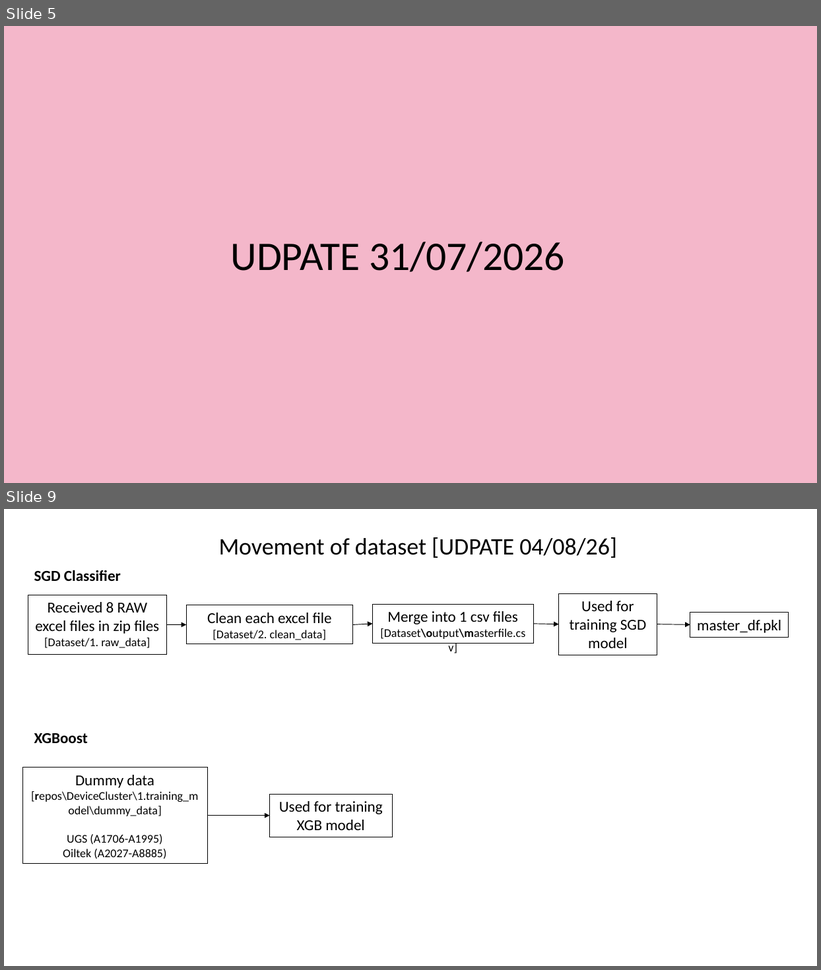
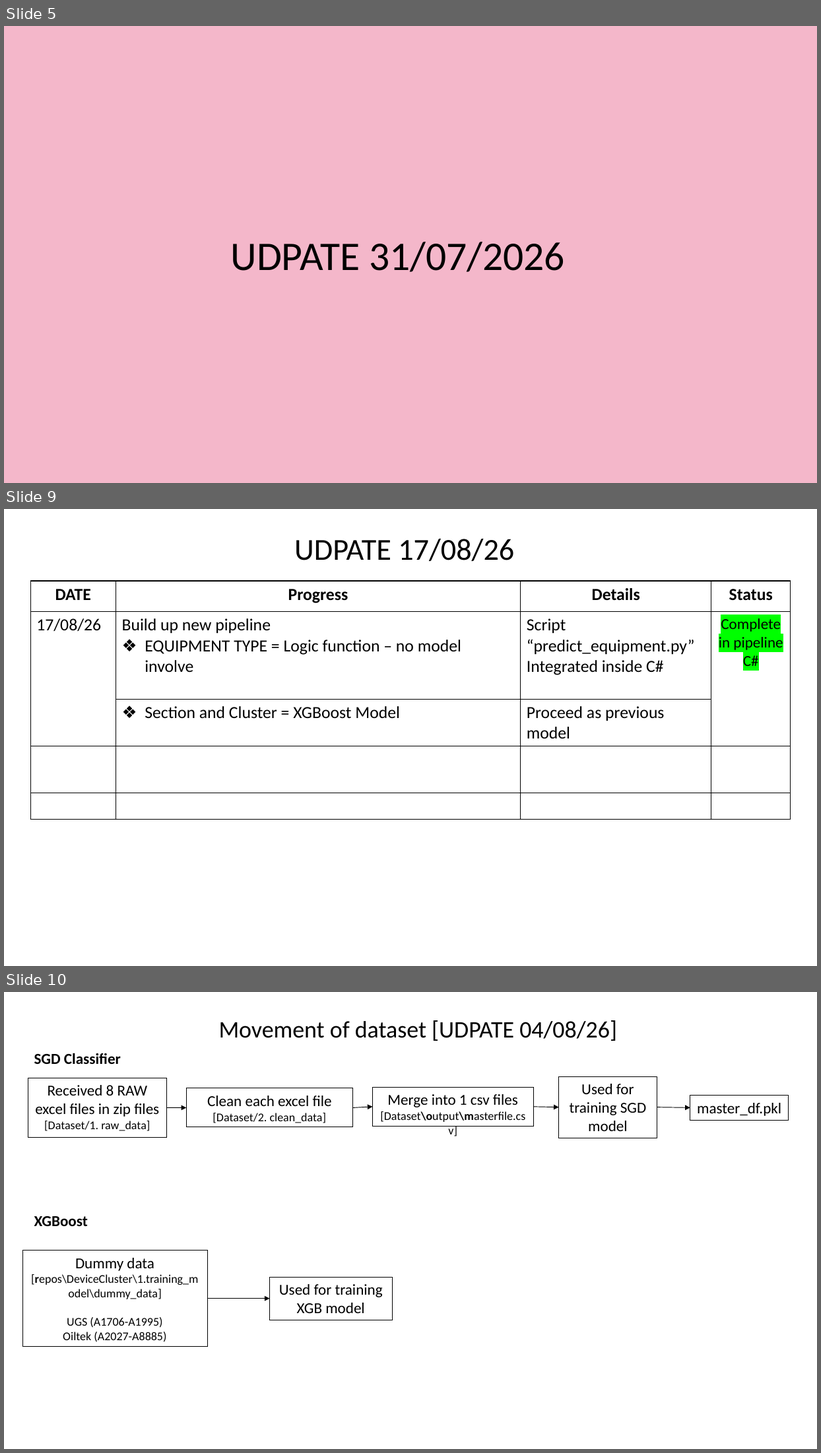
Before and after one commit to Syaziyah30/DeviceCluster, a slide deck: 1.training_model/supplementary/Device Identifier 20260717.pptx. Shown one above the other, each under a label of ours: slides 5 and 9 before the commit, slides 5, 9 and 10 after it; the slides between them are not shown. The pictures are 821x970 and 821x1453 pixels, drawn with LibreOffice and Linux fonts; fonts in the diff are those of the drawing. Boxes give left, top, right and bottom in pixels: in the first picture for what was removed or moved away, otherwise in the second. Text is boxed around its words. In the diff, an @@ line names an element or a change of style, - is before the commit and + after.

Commit message:
update latest flowchart inside ppt

```diff
--- a/1.training_model/supplementary/Device Identifier 20260717.pptx
+++ b/1.training_model/supplementary/Device Identifier 20260717.pptx
@@ slide 9 added at (x1=4, y1=509, x2=817, y2=966), background #FFFFFF @@
@@ text added at (x1=294, y1=539, x2=514, y2=561), 36 pt, text #000000 @@
+UDPATE 17/08/26
@@ table added at (x1=30, y1=581, x2=791, y2=799), 5 rows, 4 columns @@
+DATE | Progress | Details | Status
+17/08/26 | Build up new pipeline / EQUIPMENT TYPE = Logic function – no model involve | Script “predict_equipment.py” / Integrated inside C# | Complete in pipeline C#
+ | Section and Cluster = XGBoost Model | Proceed as previous model | 
+ |  |  | 
+ |  |  | 
@@ what was slide 9 is now slide 10 @@
```
Also in this commit, not shown: 3 slides changed, 1 other file.
